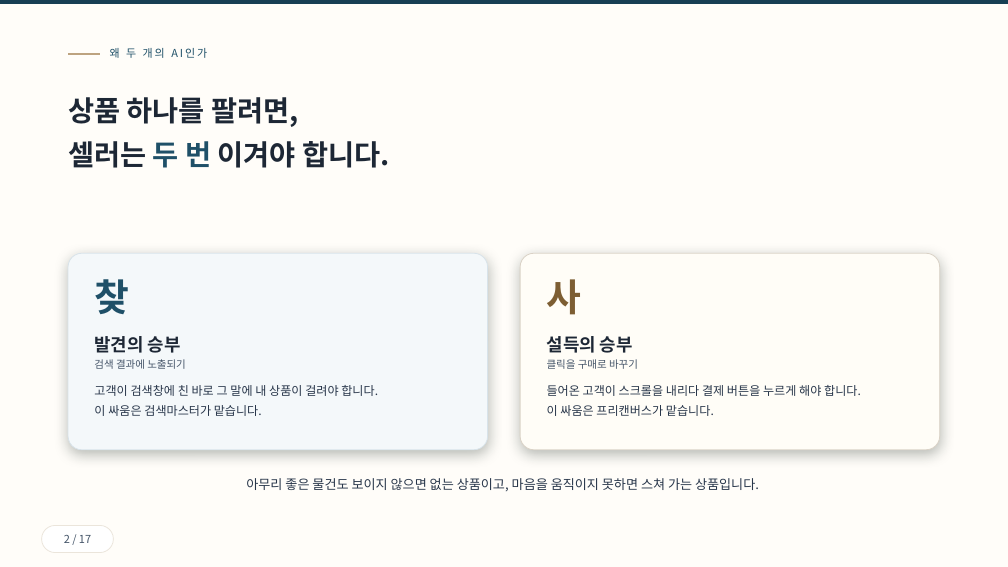
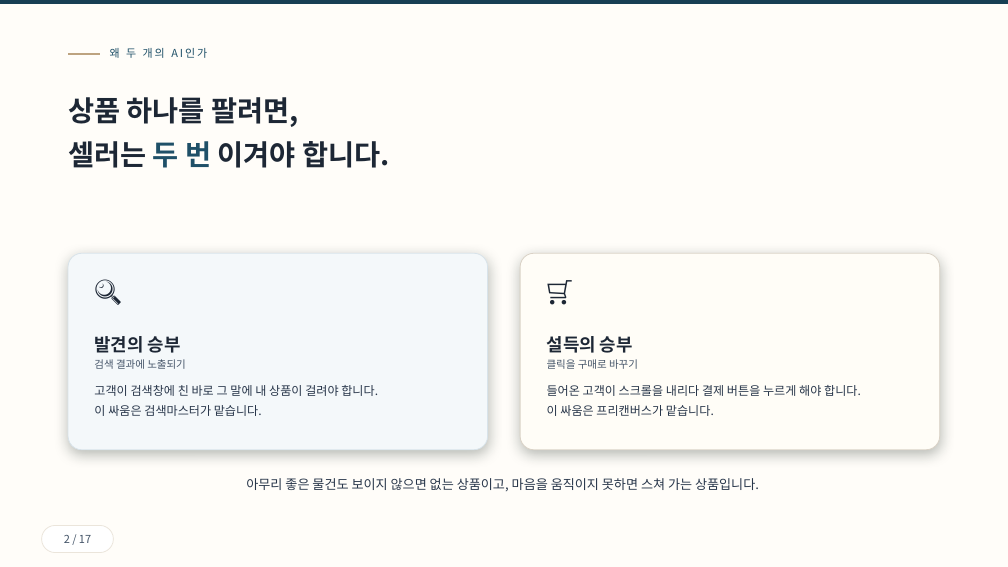
Before and after one commit to ramiteacher/searchmaster-x-freecanvas, a slide deck: slide 2 of slides.pptx. Drawn at 1008x567 pixels with LibreOffice and Linux fonts; fonts in the diff are those of the drawing. Boxes give left, top, right and bottom in pixels: in the first picture for what was removed or moved away, otherwise in the second. Text is boxed around its words. In the diff, an @@ line names an element or a change of style, - is before the commit and + after.

```diff
--- a/slides.pptx
+++ b/slides.pptx
@@ text at <box>94,279,129,314</box>: text changed; size 36 to 26 pt; text colour #1F5068 to #1D2735; bold off @@
-찾
+🔍
@@ text at <box>547,279,582,315</box>: text changed; size 36 to 26 pt; text colour #7D5E33 to #1D2735; bold off @@
-사
+🛒
```
Also in this commit, not shown: 1 other slide changed, 1 other file.
